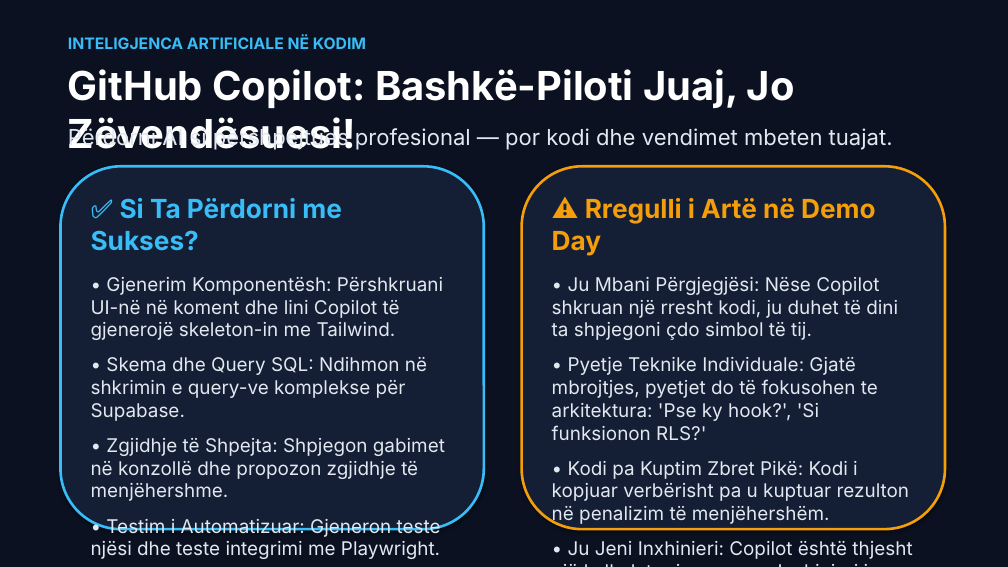
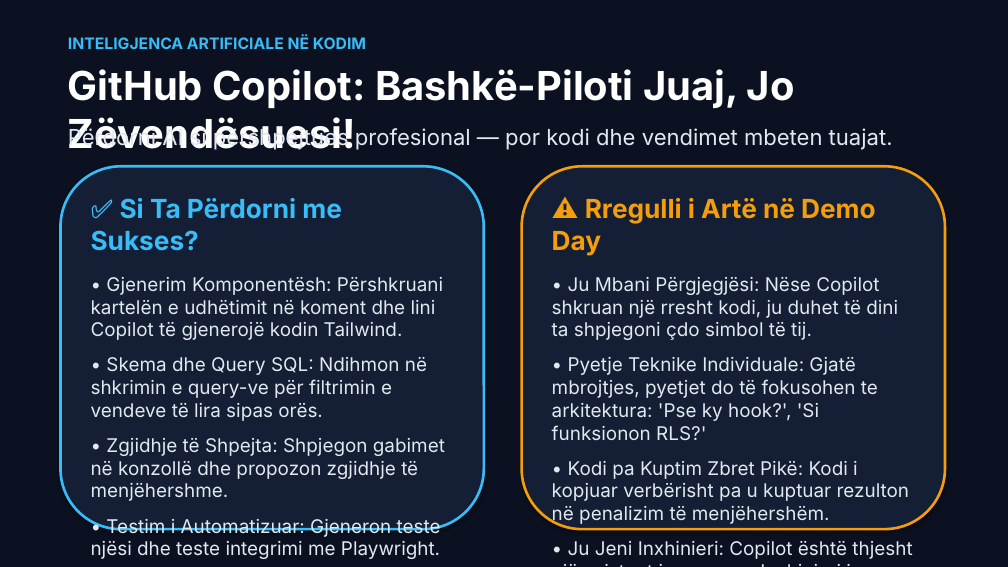
Before and after one commit to arbenl/arbenl.github.io, a slide deck: slide 11 of Jave1_Hyrje_Nextjs_PWA_Copilot_2026.pptx. Drawn at 1008x567 pixels with LibreOffice and Linux fonts; fonts in the diff are those of the drawing. Boxes give left, top, right and bottom in pixels: in the first picture for what was removed or moved away, otherwise in the second. Text is boxed around its words. In the diff, an @@ line names an element or a change of style, - is before the commit and + after.

```diff
--- a/Jave1_Hyrje_Nextjs_PWA_Copilot_2026.pptx
+++ b/Jave1_Hyrje_Nextjs_PWA_Copilot_2026.pptx
@@ text at bbox=[91, 277, 443, 421]: text changed @@
-• Gjenerim Komponentësh: Përshkruani UI-në në koment dhe lini Copilot të gjenerojë skeleton-in me Tailwind.
-• Skema dhe Query SQL: Ndihmon në shkrimin e query-ve komplekse për Supabase.
+• Gjenerim Komponentësh: Përshkruani kartelën e udhëtimit në koment dhe lini Copilot të gjenerojë kodin Tailwind.
+• Skema dhe Query SQL: Ndihmon në shkrimin e query-ve për filtrimin e vendeve të lira sipas orës.
```
Also in this commit, not shown: 12 other slides changed, 1 other file.
